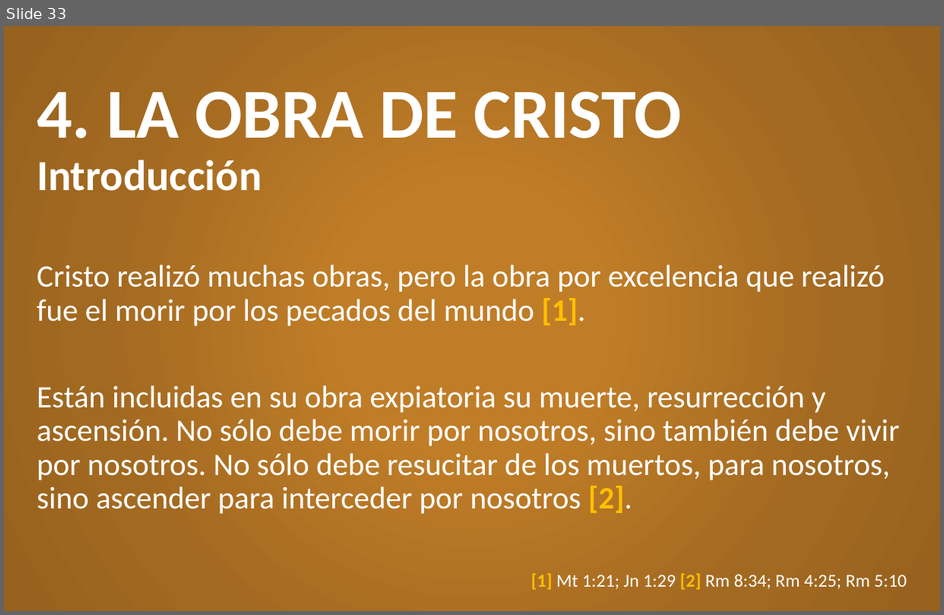
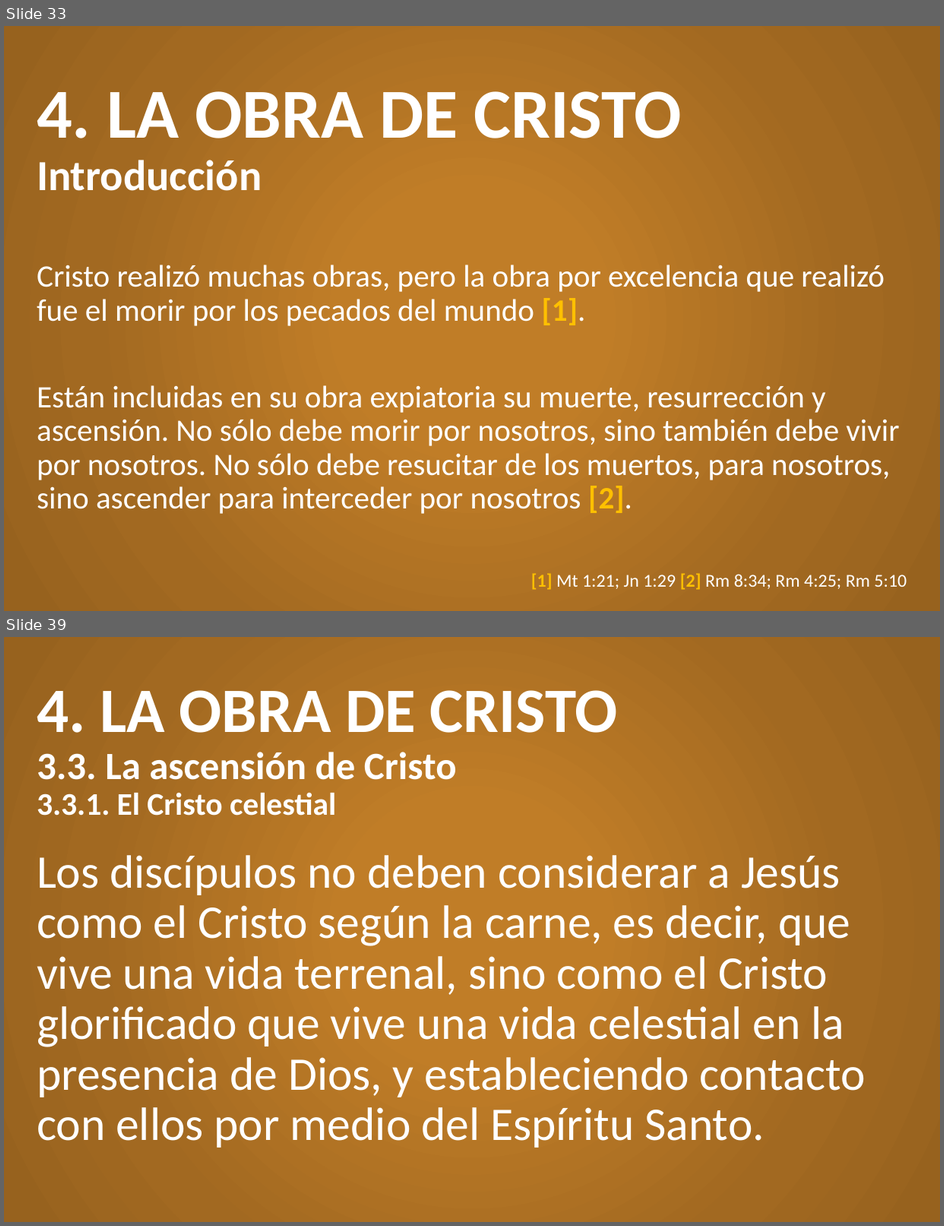
Before and after one commit to CreyTuning/documents, a slide deck: slideshow/Teologia Sistematica y Biblica - Myer Pearlman/Clases/8. Jesucristo.pptx. Shown one above the other, each under a label of ours: slide 33 before the commit, slides 33 and 39 after it; the slides between them are not shown. The pictures are 944x615 and 944x1226 pixels, drawn with LibreOffice and Linux fonts; fonts in the diff are those of the drawing. Boxes give left, top, right and bottom in pixels: in the first picture for what was removed or moved away, otherwise in the second. Text is boxed around its words. In the diff, an @@ line names an element or a change of style, - is before the commit and + after.

```diff
--- a/slideshow/Teologia Sistematica y Biblica - Myer Pearlman/Clases/8. Jesucristo.pptx
+++ b/slideshow/Teologia Sistematica y Biblica - Myer Pearlman/Clases/8. Jesucristo.pptx
@@ slide 39 added at (4, 637, 940, 1222), background gradient #C07D27 to #A26921 to #97621E @@
@@ title added at (37, 690, 618, 816), 29.7 pt, text #FFFFFF, bold @@
+4. LA OBRA DE CRISTO
+3.3. La ascensión de Cristo
+3.3.1. El Cristo celestial
@@ text added at (37, 855, 866, 1148), 36 pt, text #FFFFFF @@
+Los discípulos no deben considerar a Jesús como el Cristo según la carne, es decir, que vive una vida terrenal, sino como el Cristo glorificado que vive una vida celestial en la presencia de Dios, y estableciendo contacto con ellos por medio del Espíritu Santo.
```
Also in this commit, not shown: 1 slide changed, 7 other slides added, 12 other files.
